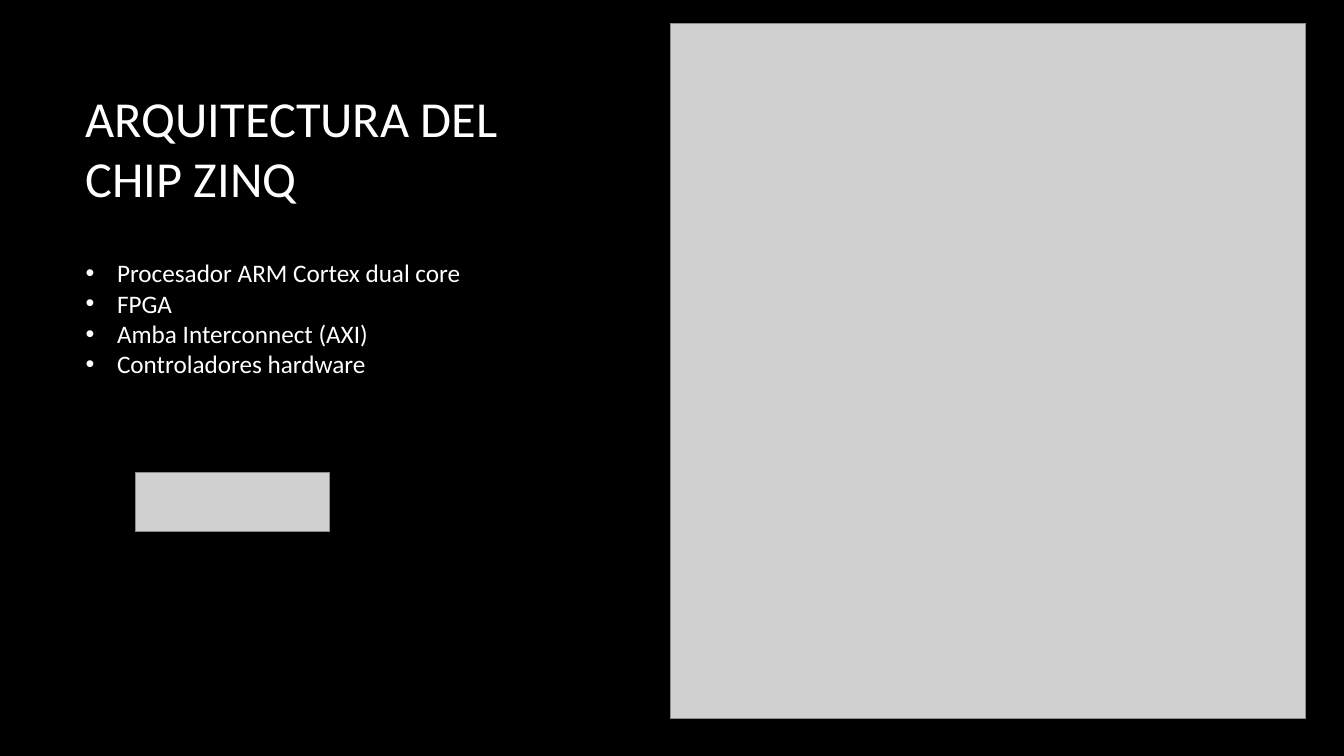
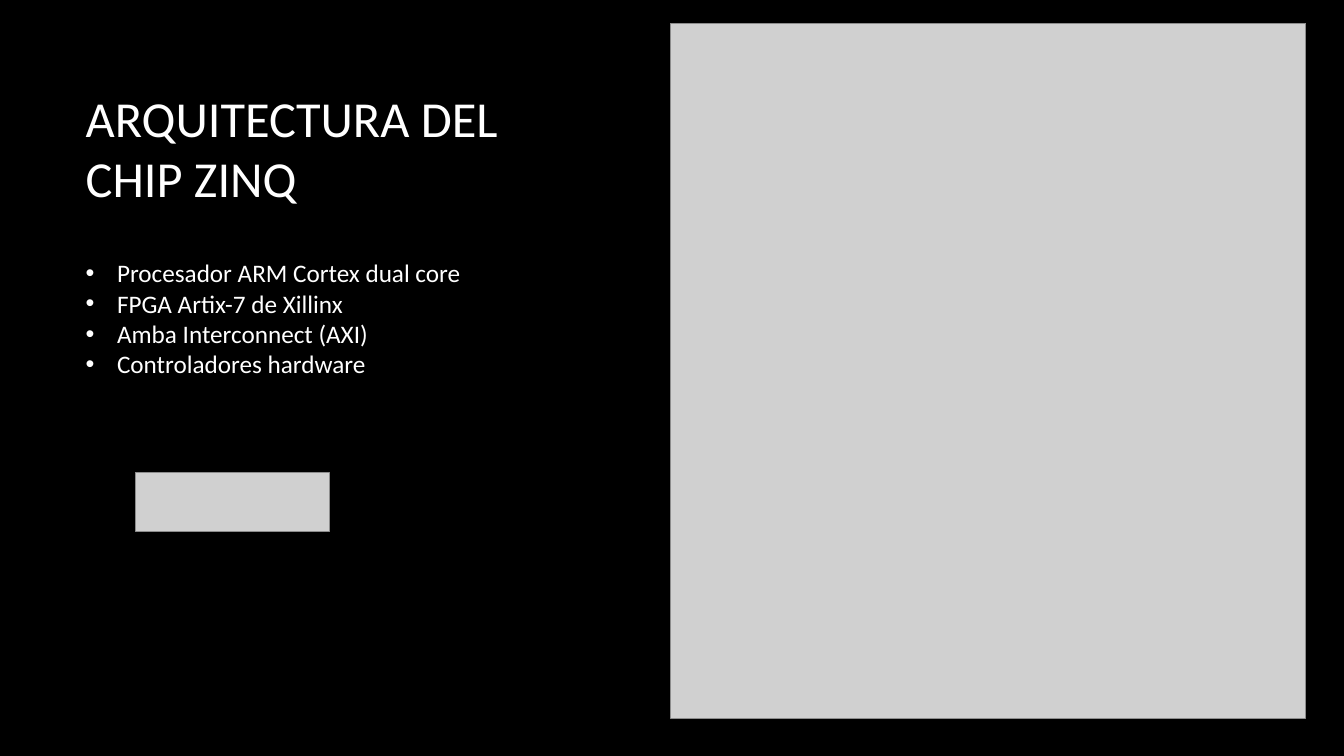
Before and after one commit to kharenzze/Zybo, a slide deck: slide 4 of FreeRTOS/presentación.pptx. Drawn at 1344x756 pixels with LibreOffice and Linux fonts; fonts in the diff are those of the drawing; grey boxes stand for pictures; background and template pictures are left out. Boxes give left, top, right and bottom in pixels: in the first picture for what was removed or moved away, otherwise in the second. Text is boxed around its words. In the diff, an @@ line names an element or a change of style, - is before the commit and + after.

Commit message:
Retoque

```diff
--- a/FreeRTOS/presentación.pptx
+++ b/FreeRTOS/presentación.pptx
@@ text at box(117, 295, 343, 313): text changed @@
-• FPGA
+• FPGA Artix-7 de Xillinx
```
